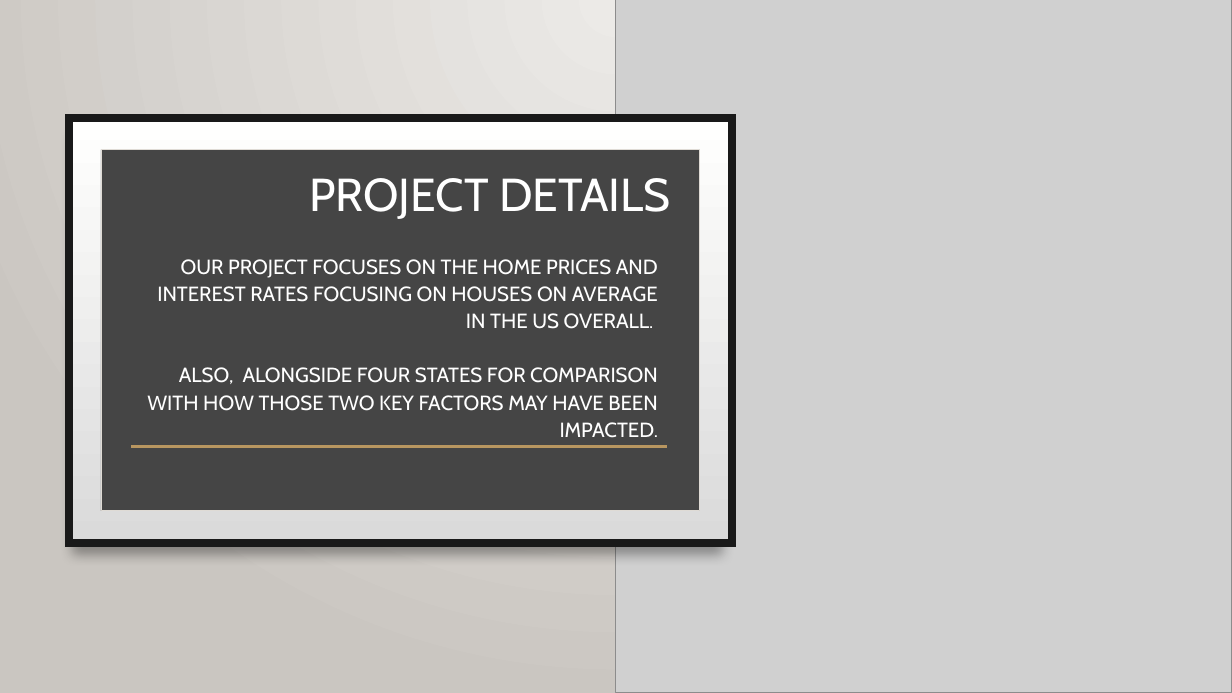
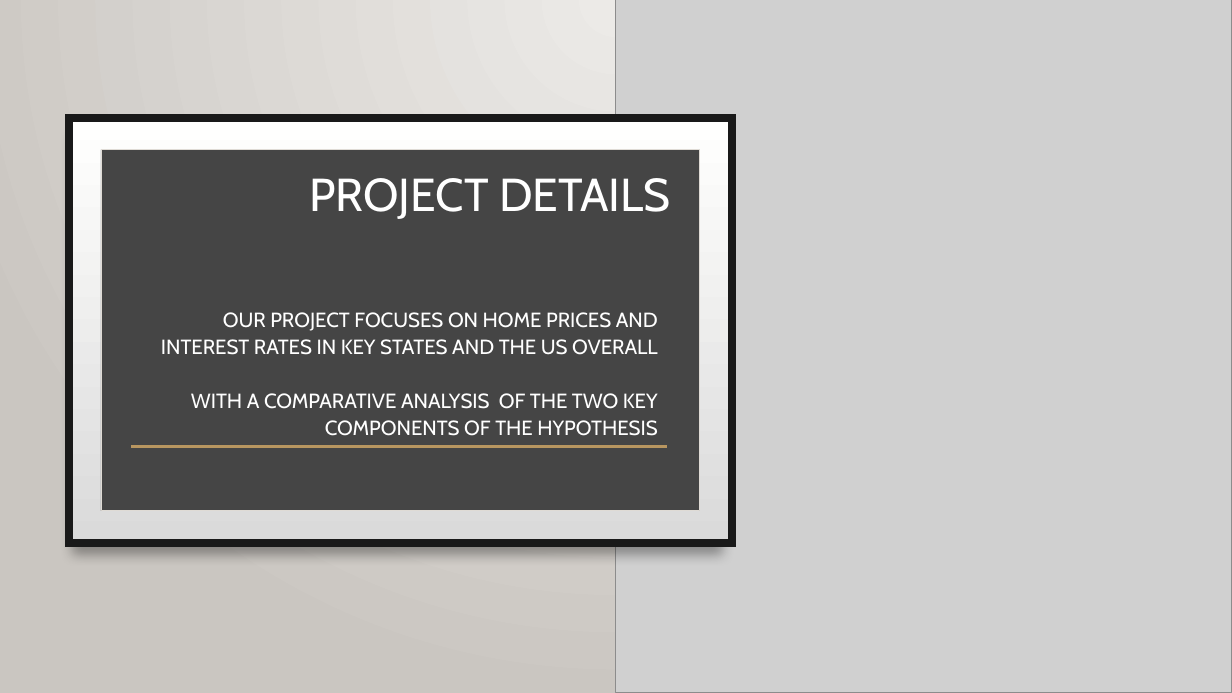
Before and after one commit to GitItDren/Python-Project-CMD-, a slide deck: slide 2 of Python Project(Team CMD).pptx. Drawn at 1232x693 pixels with LibreOffice and Linux fonts; fonts in the diff are those of the drawing; grey boxes stand for pictures; background and template pictures are left out. Boxes give left, top, right and bottom in pixels: in the first picture for what was removed or moved away, otherwise in the second. Text is boxed around its words. In the diff, an @@ line names an element or a change of style, - is before the commit and + after.

Commit message:
Add files via upload
Added a slide to describe the cleaning and merging processes
Modified other slides to clarify central theme of project

```diff
--- a/Python Project(Team CMD).pptx
+++ b/Python Project(Team CMD).pptx
@@ text at (161,312,658,436): text changed @@
-OUR PROJECT FOCUSES ON THE HOME PRICES AND INTEREST RATES FOCUSING ON HOUSES ON AVERAGE IN THE US OVERALL.
-ALSO, ALONGSIDE FOUR STATES FOR COMPARISON WITH HOW THOSE TWO KEY FACTORS MAY HAVE BEEN IMPACTED.
+OUR PROJECT FOCUSES ON HOME PRICES AND INTEREST RATES IN KEY STATES AND THE US OVERALL
+WITH A COMPARATIVE ANALYSIS OF THE TWO KEY COMPONENTS OF THE HYPOTHESIS
```
Also in this commit, not shown: 5 other slides changed, 1 slide added.
